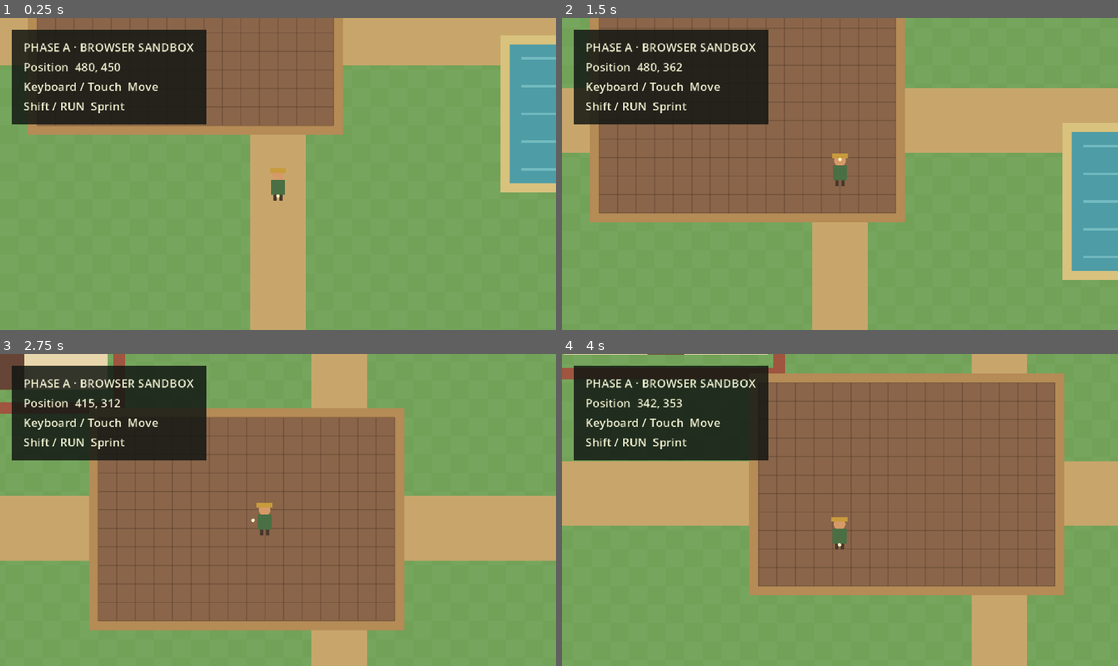
Above: before the commit, frames 1-4 (two rows, left to right).
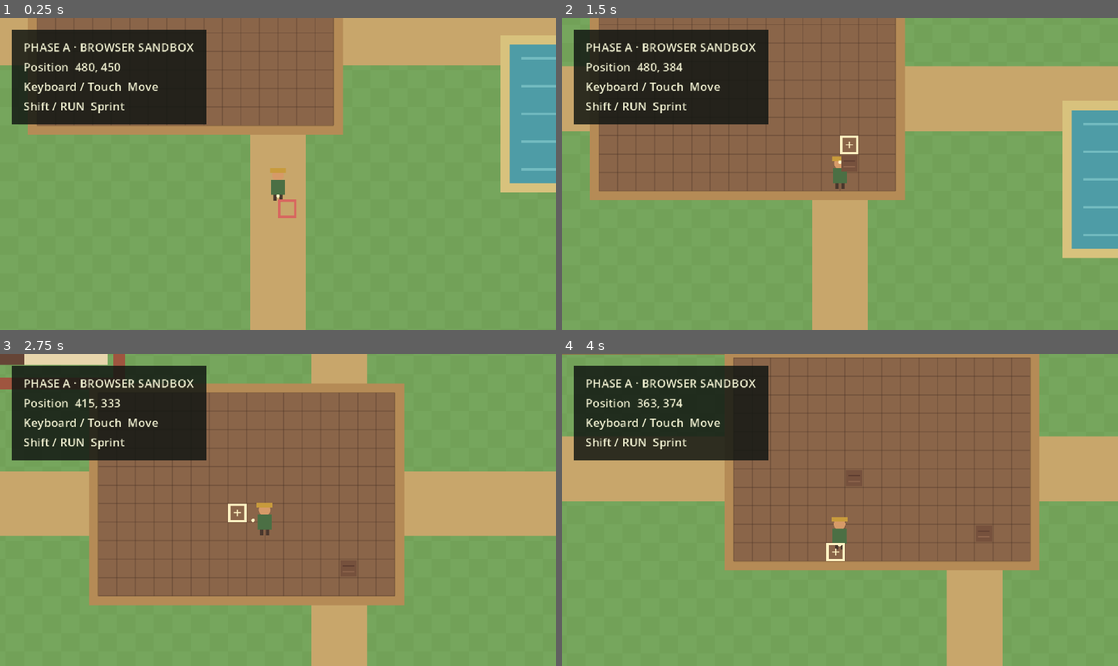
Above: after the commit, the same moments.

Repository: Slydum/Iraya-
Game: Godot game, scene res://scenes/main.tscn
The game is run twice, just before and just after one commit, with the same random seed, the same clock (stepped at 60 frames per second) and the same inputs.
Inputs:
- Up to frame 1 (0.25 s): no input
- Up to frame 2 (1.5 s): tap Enter at 0.5 s; hold Up (ui_up) from 0.53 s (still down); tap Q at 0.6 s; tap Space at 0.77, 1.07 s; tap E at 0.8, 1.35 s
- Up to frame 3 (2.75 s): tap Space at 1.52, 1.82 s; tap 1 at 1.55, 2.1 s; release Up (ui_up) at 2.03 s; hold Left (ui_left) from 2.03 s (still down); tap 2 at 2.3 s
- Up to frame 4 (4 s): tap 2 at 2.85 s; tap Space at 3.02, 3.32, 3.77 s; tap 3 at 3.05, 3.6 s; release Left (ui_left) at 3.53 s; hold Down (ui_down) from 3.53 s (still down); tap 4 at 3.8 s

The runs differ from the first frame. In frame 1, less than 0.1% of the frame differs, in the area x 50-54%, y 58-65%; in frame 2, 13%; in frame 3, 17%; in frame 4, 23%, in the area x 0-100%, y 0-100%.

Commit message:
Add player tool state machine and interaction input

Diff:
--- a/scripts/characters/player.gd
+++ b/scripts/characters/player.gd
@@ -3,17 +3,41 @@
 
 @export var walk_speed: float = 92.0
 @export var sprint_multiplier: float = 1.55
+@export var tool_action_duration: float = 0.22
+
+enum ActorState {
+	FREE,
+	USING_TOOL,
+}
+
+@onready var farm_system: FarmSystem = get_node("../FarmSystem")
 
 var _facing := Vector2.DOWN
 var _is_moving := false
 var _is_sprinting := false
+var _actor_state: int = ActorState.FREE
+var _tool_time_left := 0.0
+
 
 func _ready() -> void:
 	collision_layer = 2
 	collision_mask = 1
 	queue_redraw()
 
-func _physics_process(_delta: float) -> void:
+
+func _physics_process(delta: float) -> void:
+	farm_system.update_cursor(global_position, _facing)
+	_handle_touch_actions()
+
+	if _actor_state == ActorState.USING_TOOL:
+		_tool_time_left -= delta
+		velocity = Vector2.ZERO
+		move_and_slide()
+		if _tool_time_left <= 0.0:
+			_actor_state = ActorState.FREE
+			queue_redraw()
+		return
+
 	var input_direction := Input.get_vector("move_left", "move_right", "move_up", "move_down")
 	input_direction += Input.get_vector("ui_left", "ui_right", "ui_up", "ui_down")
 
@@ -34,13 +58,67 @@
 		_facing = input_direction.normalized()
 
 	move_and_slide()
+	farm_system.update_cursor(global_position, _facing)
 
 	if was_moving != _is_moving or _is_moving:
 		queue_redraw()
 
+
+func _unhandled_input(event: InputEvent) -> void:
+	if not (event is InputEventKey):
+		return
+
+	var key_event := event as InputEventKey
+	if not key_event.pressed or key_event.echo:
+		return
+
+	var key := key_event.physical_keycode if key_event.physical_keycode != 0 else key_event.keycode
+	match key:
+		KEY_Q:
+			farm_system.cycle_tool(-1)
+		KEY_E:
+			farm_system.cycle_tool(1)
+		KEY_1:
+			farm_system.select_tool(FarmSystem.Tool.HAND)
+		KEY_2:
+			farm_system.select_tool(FarmSystem.Tool.HOE)
+		KEY_3:
+			farm_system.select_tool(FarmSystem.Tool.SEEDS)
+		KEY_4:
+			farm_system.select_tool(FarmSystem.Tool.WATERING_CAN)
+		KEY_F, KEY_SPACE, KEY_ENTER, KEY_KP_ENTER:
+			_use_selected_tool()
+
+
+func get_actor_state_name() -> String:
+	return "Using tool" if _actor_state == ActorState.USING_TOOL else "Free"
+
+
+func _handle_touch_actions() -> void:
+	if Input.is_action_just_pressed("tool_prev"):
+		farm_system.cycle_tool(-1)
+	if Input.is_action_just_pressed("tool_next"):
+		farm_system.cycle_tool(1)
+	if Input.is_action_just_pressed("interact"):
+		_use_selected_tool()
+
+
+func _use_selected_tool() -> void:
+	if _actor_state != ActorState.FREE:
+		return
+	if not farm_system.interact():
+		return
+
+	_actor_state = ActorState.USING_TOOL
+	_tool_time_left = tool_action_duration
+	_is_moving = false
+	velocity = Vector2.ZERO
+	queue_redraw()
+
+
 func _draw() -> void:
-	# Temporary Phase A player silhouette. It is replaced by Farmer_1 after
-	# the licensed asset archive is installed locally.
+	# License-safe fallback character. A locally installed Modern Farm farmer
+	# sheet can replace this renderer without changing the movement/tool logic.
 	var bob := -1.0 if _is_moving and Time.get_ticks_msec() % 260 < 130 else 0.0
 	var body_color := Color("4b6f44") if not _is_sprinting else Color("5d8754")
 
@@ -50,5 +128,24 @@
 	draw_rect(Rect2(-4, 10 + bob, 3, 5), Color("49372d"), true)
 	draw_rect(Rect2(1, 10 + bob, 3, 5), Color("49372d"), true)
 
-	# Facing marker helps validate directional movement before sprite setup.
-	draw_circle(_facing * 10.0 + Vector2(0, 1), 1.5, Color("fff3c4"))
+	var facing_cardinal := _cardinal_direction(_facing)
+	draw_circle(facing_cardinal * 10.0 + Vector2(0, 1), 1.5, Color("fff3c4"))
+
+	if _actor_state == ActorState.USING_TOOL:
+		var tool_color := Color("d9c26c")
+		match farm_system.selected_tool:
+			FarmSystem.Tool.HOE:
+				tool_color = Color("b8b5aa")
+			FarmSystem.Tool.SEEDS:
+				tool_color = Color("e6c76b")
+			FarmSystem.Tool.WATERING_CAN:
+				tool_color = Color("73bbc0")
+		draw_line(facing_cardinal * 5.0, facing_cardinal * 17.0, tool_color, 3.0)
+
+
+func _cardinal_direction(direction: Vector2) -> Vector2:
+	if direction.is_zero_approx():
+		return Vector2.DOWN
+	if abs(direction.x) > abs(direction.y):
+		return Vector2(sign(direction.x), 0)
+	return Vector2(0, sign(direction.y))
